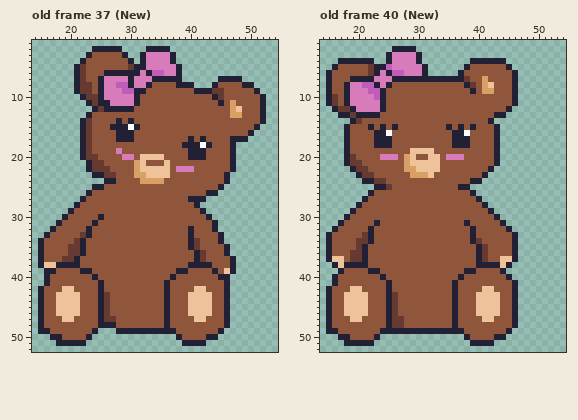
Two states of a pixel-art file, aseprite_files/teddybear_girl.ase. This is how it looked before the edit.
64x64 pixels, 41 frames. Shown: old frame 37 (New): x 14..54, y 1..52; old frame 40 (New): x 14..54, y 1..52. The commit also changed other frames, which this record leaves out.
The same view after the edit:
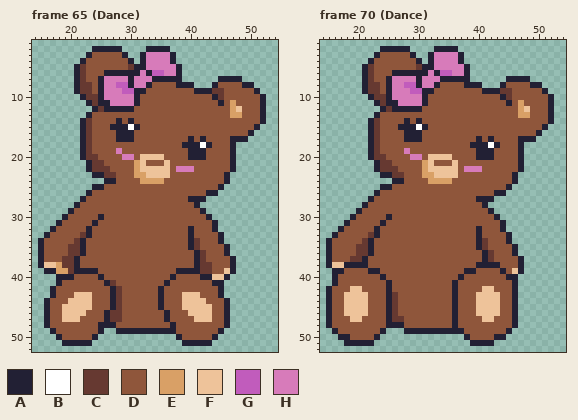
Palette (. is transparent): A #222034  B #ffffff  C #663931  D #8f563b  E #d9a066  F #eec39a  G #c15cbc  H #d77bba
Edits made:
frames 41 -> 72
Changed rows in their new state; - is an unchanged pixel.
Frame 65 (Dance) against old frame 37 (New), layers "Head", "Feet", "Body":
first column x 15:
38 ---ECC-------------------D-CC---
39 ---EECA--A---------------AACCD--
40 -..AAA---DA----------------AAFF-
41 -..A------DAC----------------AA.
42 ..A-DD----D-AC------AD----DD--A.
43 ..ADDD-FF-DDAC------AD--F--DD-A.
44 .A-DD--FF-DDAC------AD--F---D---
45 .A-D---FF-DDAC------AD--F-------
46 .A-D---F--DACC------------------
47 .A----F---DA-C--------------F---
48 .A-------------------DA---------
49 ..A------DA---------------------
50 --.-----DA------------------D---
51 ---.----A-------------------A---
Frame 70 (Dance) against old frame 40 (New):
first column x 15:
 2 ---------AA---.---AAAA----------------
 3 --------ADDDDDA.-AHHHHA---------------
 4 --.....-DDDDDDD--AHHHHA-......--------
 5 -.....A-DDDDDDDC-AHHHHH-.......-------
 6 ......A-DDDAAAAA-HAGGHHA........------
 7 ......-CDDAHHHH-HHH----A......A-AA----
 8 ......ACCD-HHGGAHHA-----AA...A-DDDAA--
 9 ......ACCDAHHHGGAA------D-AAACCDDDDDA-
10 .......ACCAHHHHHA------------ACDDDDDDA
11 ........ACAAHHHHA-------------ADEDDDDA
12 -........-CAAAAA--------------DDEFDDDA
13 --......--------------------DDDDEEDDDA
14 ----...AC----A-A-----------DDDDDDDDDDA
15 ---....-CD-DAAABA---D-D-D---DDDDDDDDA-
16 ---....ACDD--AAA-----DDD----DDDDDDDA--
17 ---....ACDD--AAA-----DDD-A-ADDDDAAA---
18 ---....ACDD----------DDDAAAB-DDDA-----
19 ---....AC----HDDDD-------AAADDDDA-----
20 ---....ACCDD-DHH---FFDD--AAADDDDA-----
21 ---.....ACC--DDDE-D--F------DDDDA-----
22 ----....ACCC-DDDE--FFF-HHH-DDDDDA-----
23 -----....AACC-DD-EFFFF----DDDDDA------
24 ------.....AA----EEEE---DDDDDDDA------
25 --------.-A-----------DDDDDDDDA-------
26 -------.A---------------DDDDAA--------
27 ------.A------------------AA----------
28 -----.A-------------------------------
29 ----.A--------------------------------
30 ---.A-----A---------------------------
31 --.A----DA-------------D--------------
32 -.A----DA---------------DA---A.-------
33 .A----DCA---------------DA----A.------
34 -----D------------------DAC---A.------
35 ------CA------------------------------
36 ----D-CA-----------------DAC----------
37 -DD----------------------DAC-DDDA-----
38 AF---------------------------DDDA-----
39 -A----------------------------DFA-----
40 -------------------------------A------
first column x 15:
48 -----------AA
49 .---------...
